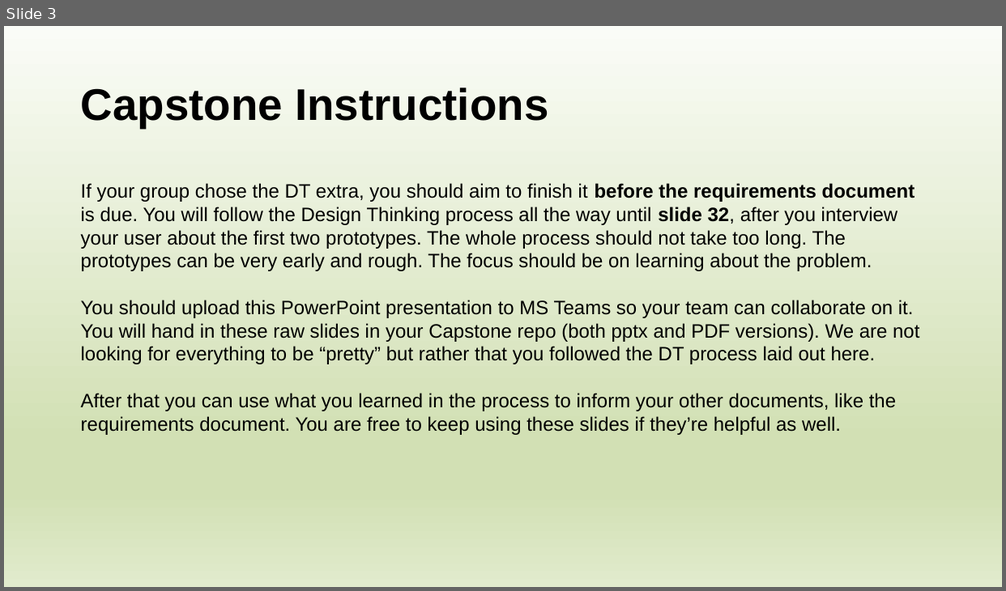
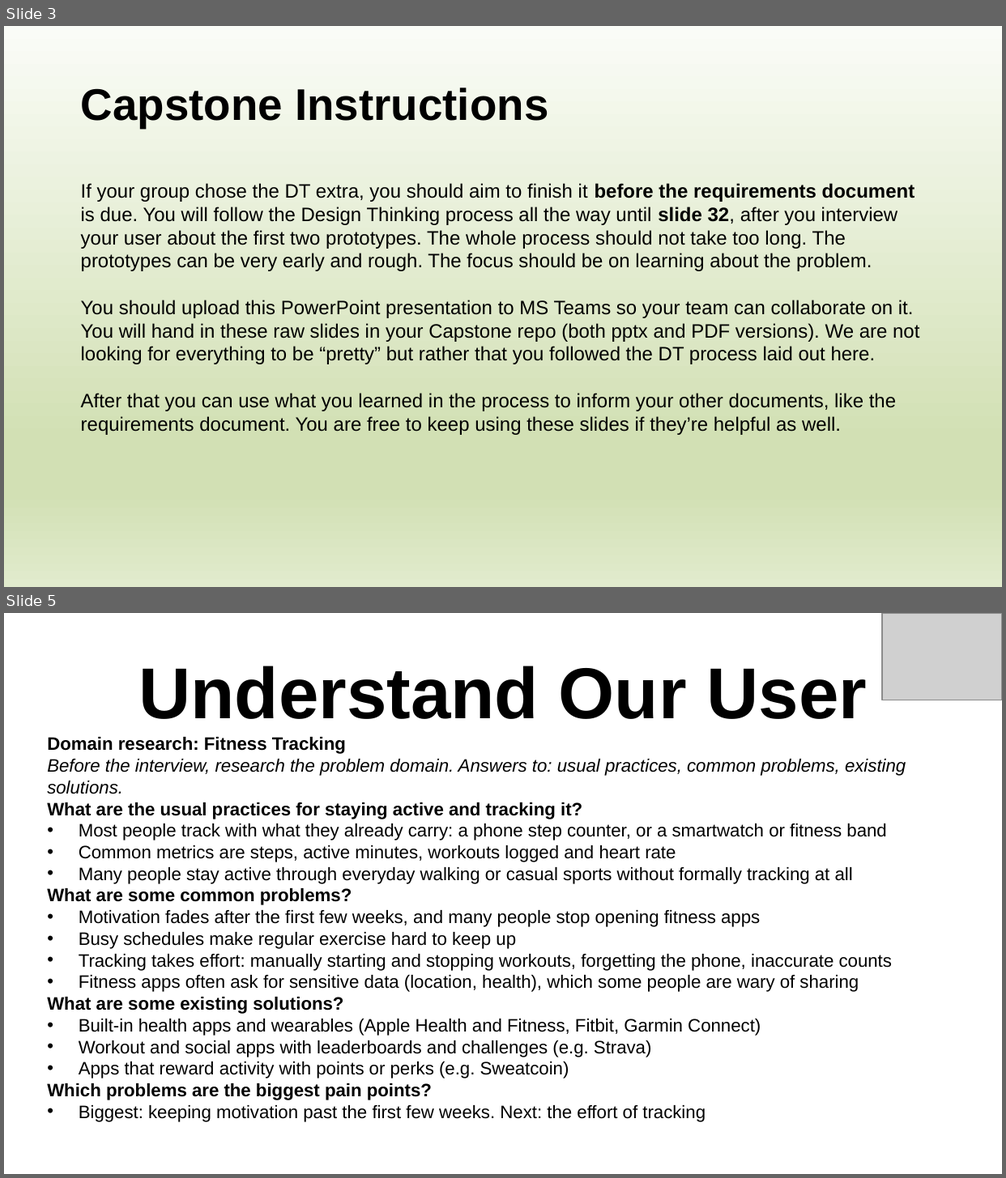
Before and after one commit to davislenover/BurnNEarn, a slide deck: docs/CDs/DesignThinking/DesignThinkingWorksheet.pptx. Shown one above the other, each under a label of ours: slide 3 before the commit, slides 3 and 5 after it; the slides between them are not shown. The pictures are 1006x591 and 1006x1178 pixels, drawn with LibreOffice and Linux fonts; fonts in the diff are those of the drawing; grey boxes stand for pictures. Boxes give left, top, right and bottom in pixels: in the first picture for what was removed or moved away, otherwise in the second. Text is boxed around its words. In the diff, an @@ line names an element or a change of style, - is before the commit and + after.

```diff
--- a/docs/CDs/DesignThinking/DesignThinkingWorksheet.pptx
+++ b/docs/CDs/DesignThinking/DesignThinkingWorksheet.pptx
@@ slide 5 added at bbox=[4, 613, 1002, 1174], background #FFFFFF @@
@@ picture added at bbox=[882, 613, 1002, 700] @@
@@ title added at bbox=[138, 666, 867, 719], 52 pt, text #000000, bold @@
+Understand Our User
@@ text added at bbox=[47, 737, 906, 1122], 13 pt, text #000000 @@
+Domain research: Fitness Tracking
+Before the interview, research the problem domain. Answers to: usual practices, common problems, existing solutions.
+What are the usual practices for staying active and tracking it?
+        • Most people track with what they already carry: a phone step counter, or a smartwatch or fitness band
+  • Common metrics are steps, active minutes, workouts logged and heart rate
+  • Many people stay active through everyday walking or casual sports without formally tracking at all
+  What are some common problems?
+  • Motivation fades after the first few weeks, and many people stop opening fitness apps
+  • Busy schedules make regular exercise hard to keep up
+  • Tracking takes effort: manually starting and stopping workouts, forgetting the phone, inaccurate counts
+  • Fitness apps often ask for sensitive data (location, health), which some people are wary of sharing
+  What are some existing solutions?
+  • Built-in health apps and wearables (Apple Health and Fitness, Fitbit, Garmin Connect)
+  • Workout and social apps with leaderboards and challenges (e.g. Strava)
+  • Apps that reward activity with points or perks (e.g. Sweatcoin)
+  Which problems are the biggest pain points?
+  • Biggest: keeping motivation past the first few weeks. Next: the effort of tracking
```
Also in this commit, not shown: 61 slides changed, 12 other slides added, 9 slides removed, 1 other file.
